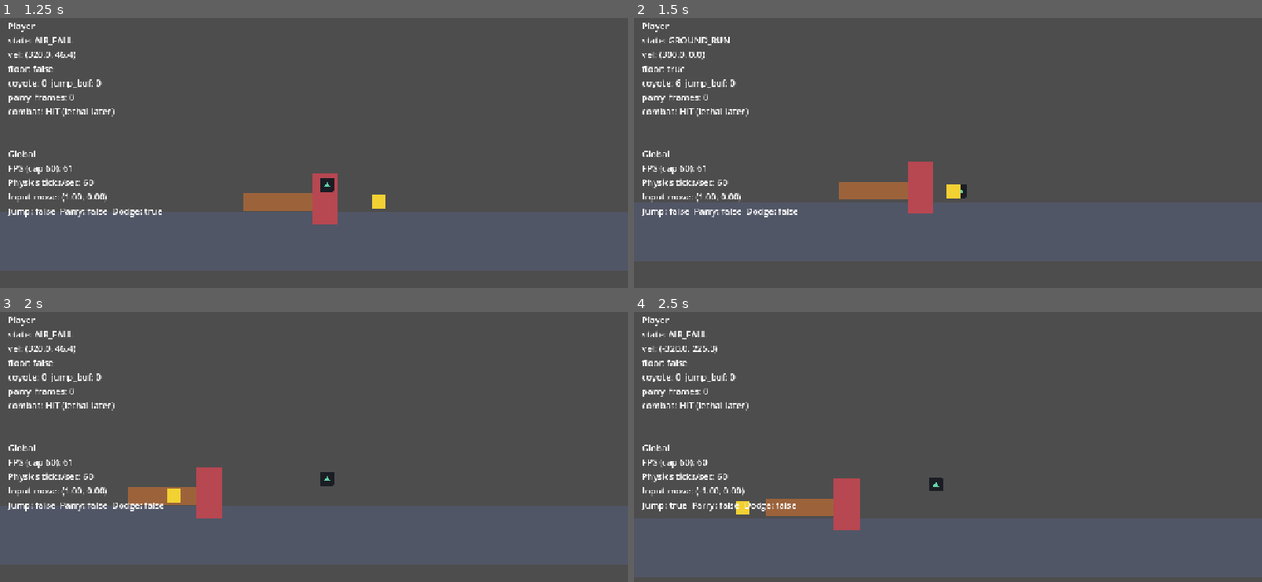
Above: before the commit, frames 1-4 (two rows, left to right).
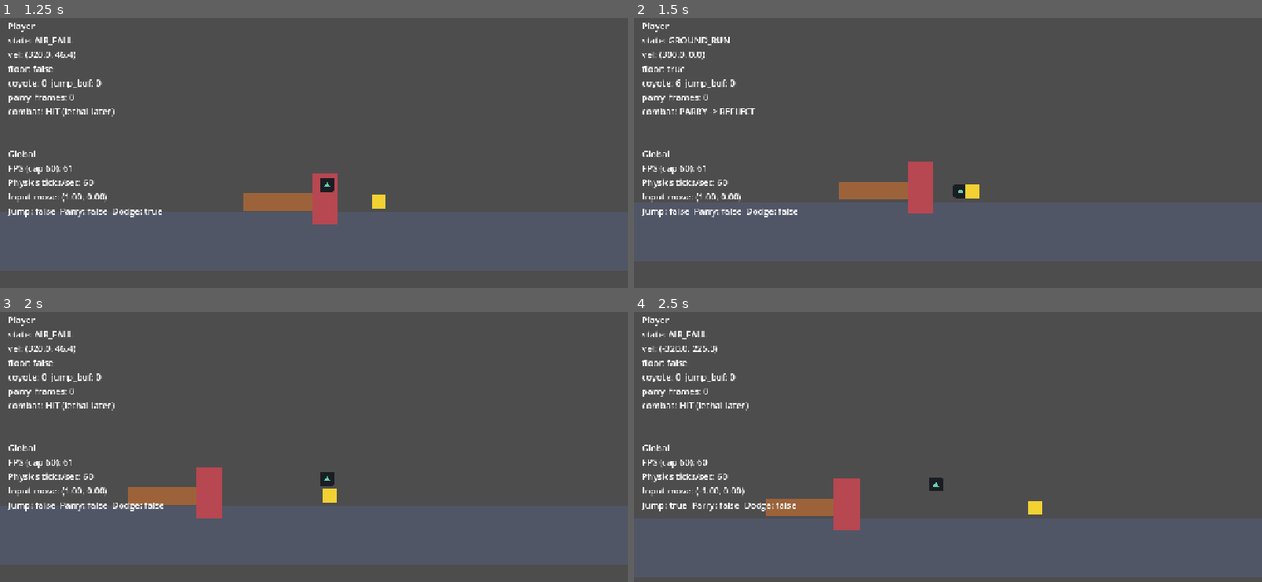
Above: after the commit, the same moments.

Repository: omarelsahy/FTWSA
Game: Godot game, scene res://scenes/main.tscn
The game is run twice, just before and just after one commit, with the same random seed, the same clock (stepped at 60 frames per second) and the same inputs.
Inputs (mouse positions are in pixels of both pictures, inside the frame that each line leads up to):
- Up to frame 1 (1.25 s): move the mouse to (452, 171) at 0.52 s; hold D (move_right) from 0.53 s (still down); hold Shift (dodge) from 0.53 s (still down); click (452, 171) at 0.67 s; tap Space (jump) at 0.77, 1.07 s; tap E (parry) at 0.8 s
- Up to frame 2 (1.5 s): keep holding D (move_right); move the mouse to (822, 207) at 1.27 s; release Shift (dodge) at 1.28 s; tap E (parry) at 1.35 s
- Up to frame 3 (2 s): keep holding D (move_right); tap Space (jump) at 1.52, 1.55, 1.82 s
- Up to frame 4 (2.5 s): move the mouse to (1010, 403) at 2.02 s; release D (move_right) at 2.03 s; hold A (move_left) from 2.03 s (still down); hold Space (jump) from 2.03 s (still down); tap Shift (dodge) at 2.3 s

Frame 1 is identical in both runs. In frame 2, 0.4% of the frame differs, in the area x 7-55%, y 33-67%; in frame 3, 0.2%; in frame 4, 0.2%.

Commit message:
Parry on RB; fix reflect stutter with post-parry cooldown on HitSource
Made-with: Cursor

Diff:
--- a/autoload/game_input.gd
+++ b/autoload/game_input.gd
@@ -43,7 +43,7 @@
 	_add_joy_button(&"jump", JOY_BUTTON_A)
 
 	_add_key(&"parry", KEY_E)
-	_add_joy_button(&"parry", JOY_BUTTON_LEFT_SHOULDER)
+	_add_joy_button(&"parry", JOY_BUTTON_RIGHT_SHOULDER)
 
 	_add_key(&"dodge", KEY_SHIFT)
 	_add_key(&"dodge", KEY_Z)
--- a/scripts/combat/hit_source.gd
+++ b/scripts/combat/hit_source.gd
@@ -15,10 +15,13 @@
 @export var outcome_on_parry: ParryOutcome = ParryOutcome.DEFLECT
 @export var loop_attack: bool = true
 @export var travel_velocity: Vector2 = Vector2.ZERO
+## After a successful REFLECT parry, ignore further parries and player damage briefly (avoids flip spam while volumes overlap).
+@export var reflect_parry_cooldown_frames: int = 14
 
 var _phase: Phase = Phase.STARTUP
 var _phase_frames_left: int = 0
 var _parry_consumed: bool = false
+var _reflect_parry_cooldown: int = 0
 
 
 func _ready() -> void:
@@ -35,8 +38,13 @@
 	if _phase_frames_left > 0:
 		_phase_frames_left -= 1
 	if _phase_frames_left > 0:
+		if _reflect_parry_cooldown > 0:
+			_reflect_parry_cooldown -= 1
 		return
 	_advance_phase()
+
+	if _reflect_parry_cooldown > 0:
+		_reflect_parry_cooldown -= 1
 
 
 func _begin_startup() -> void:
@@ -73,6 +81,8 @@
 
 
 func can_damage_player() -> bool:
+	if _reflect_parry_cooldown > 0:
+		return false
 	return is_damage_active()
 
 
@@ -84,7 +94,10 @@
 		return ParryOutcome.NONE
 
 	if outcome_on_parry == ParryOutcome.REFLECT:
+		if _reflect_parry_cooldown > 0:
+			return ParryOutcome.NONE
 		travel_velocity.x *= -1.0
+		_reflect_parry_cooldown = reflect_parry_cooldown_frames
 		return ParryOutcome.REFLECT
 
 	if _parry_consumed:
--- a/scripts/main.gd
+++ b/scripts/main.gd
@@ -6,7 +6,7 @@
 
 
 func _ready() -> void:
-	_debug.text = "FTWSA — move with stick/D-pad or A/D; Space jump; E parry; Shift/Z dodge"
+	_debug.text = "FTWSA — move with stick/D-pad or A/D; Space jump; E / RB parry; Shift/Z dodge"
 
 
 func _process(_delta: float) -> void:
Not shown, changed: README.md
